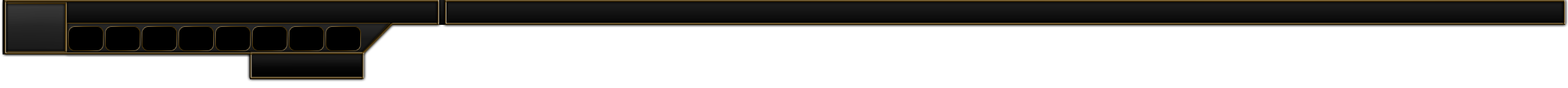
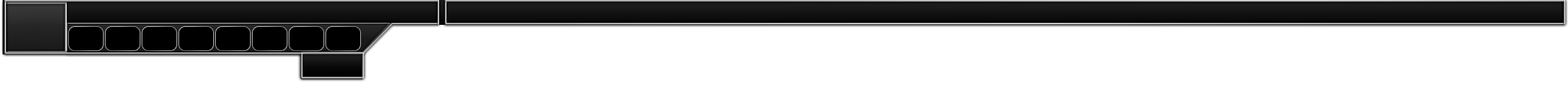
Layers edited between the first and the second 1568×88 image:
painted on "Color Fill 1 copy" over [4, 0, 1566, 79]
painted on "Color Fill 4" over [249, 54, 363, 79]
painted on "Color Fill 3 copy" over [4, 2, 67, 53]
painted on "Rounded Rectangle 1 copy" over [68, 26, 104, 51]
painted on "Rounded Rectangle 1 copy 3" over [141, 26, 178, 51]
painted on "Rounded Rectangle 1 copy 5" over [215, 26, 251, 51]
painted on "Rounded Rectangle 1 copy 4" over [178, 26, 214, 51]
painted on "Rounded Rectangle 1 copy 8" over [325, 26, 361, 51]
painted on "Rounded Rectangle 1 copy 7" over [288, 26, 325, 51]
painted on "Rounded Rectangle 1 copy 6" over [251, 26, 288, 51]
painted on "Rounded Rectangle 1 copy 2" over [104, 26, 141, 51]
painted on "Color Fill 2 copy" over [66, 22, 391, 55]
